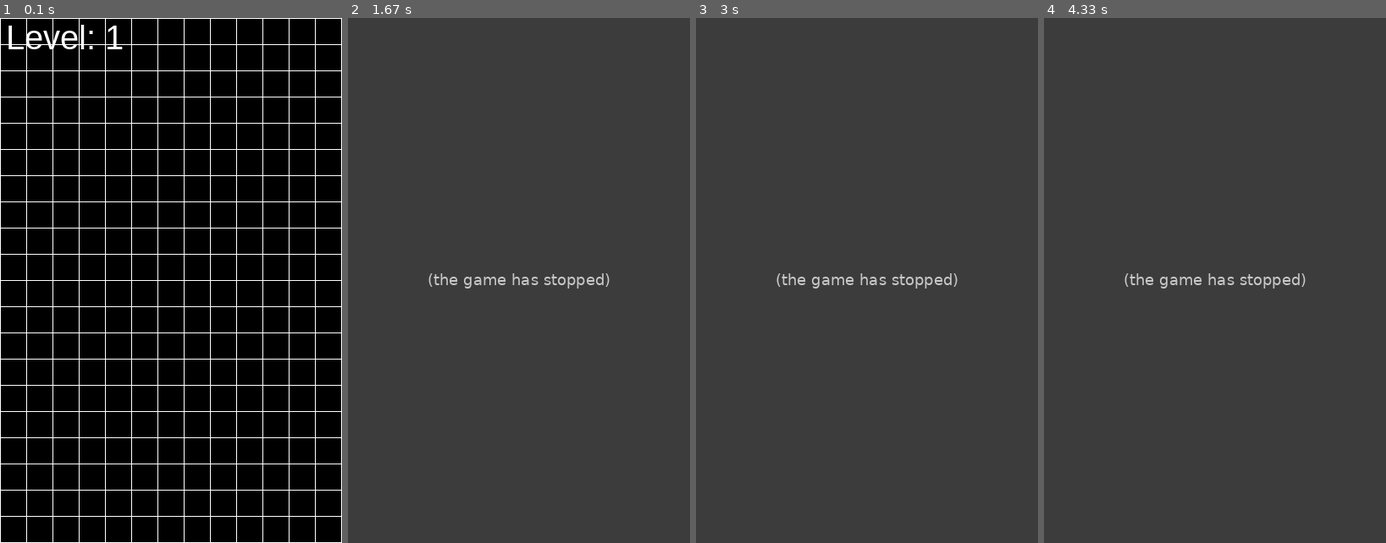
Above: before the commit, frames 1-4 (left to right).
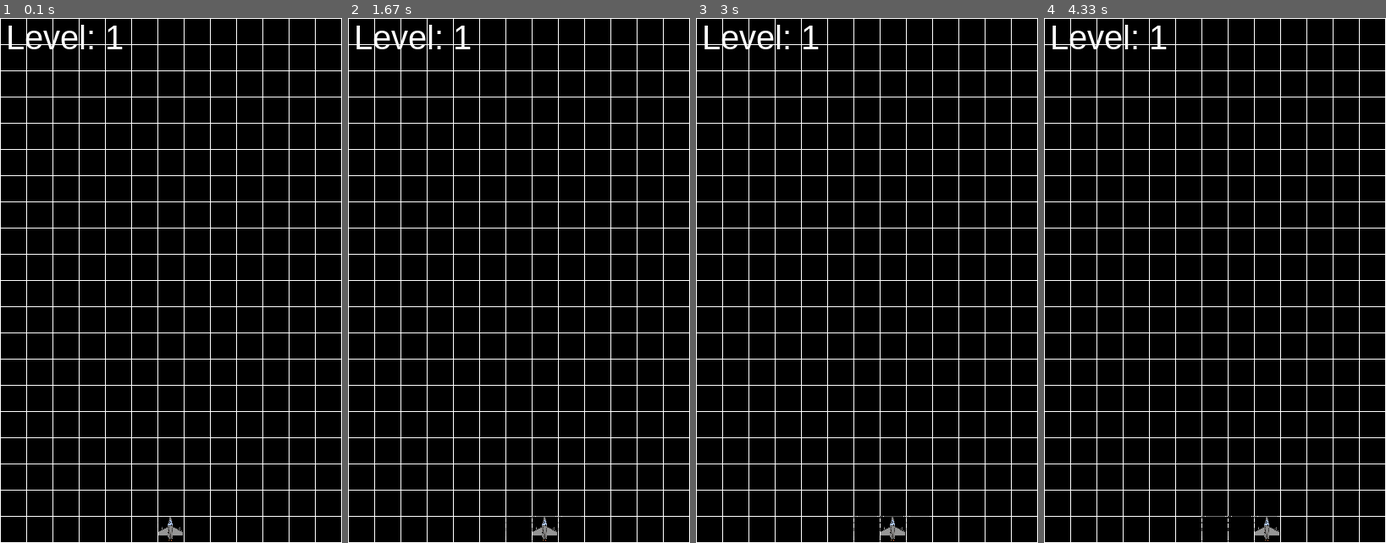
Above: after the commit, the same moments.

Repository: BoredLukas/microbit_projects
Game: pygame game, started from space_war_pygame_ii.py
Same seed, same stepped clock (60 frames per second), same inputs: the game is played once before the commit and once after it.
Inputs:
- Up to frame 1 (0.1 s): no input
- Up to frame 2 (1.67 s): hold Right 0.33-0.8 s; hold Right 0.83-1.3 s; hold Left from 1.33 s (still down)
- Up to frame 3 (3 s): release Left at 1.87 s; hold Left 1.9-2.3 s; hold Right 2.33-2.97 s
- Up to frame 4 (4.33 s): hold Left 3-3.47 s; hold Right 3.5-3.97 s; hold Right from 4 s (still down)

The runs differ from the first frame. In frame 1, 0.1% of the frame differs, in the area x 46-54%, y 95-100%; in frame 2, 100%, in the area x 0-100%, y 0-100%; in frame 3, 100%; in frame 4, 100%.
Error before the commit: TypeError: Spaceship.move() missing 1 required positional argument: 'dir' (space_war_pygame_...; the game stopped at 0.33 s (later frames are placeholders)

Commit message:
minor fixes

Diff:
--- a/OOP_SuS_classes.py
+++ b/OOP_SuS_classes.py
@@ -20,6 +20,7 @@
         year = date.strftime("%Y")
         b_year = self.birthday[5:]
         age = year - b_year
+        if
         return(age)
 
     def change_klass(self,x=1):
--- a/space_war_pygame_ii.py
+++ b/space_war_pygame_ii.py
@@ -10,7 +10,7 @@
         self.x = _x
         self.y = 0
 
-    def Move(self):
+    def move(self):
         self.y += 1
 
 class Spaceship:
@@ -19,28 +19,27 @@
         self.y = _y
 
     def move(self, dir):
-            if dir == 'left':
+            if dir == "left":
+                self.x -= 1
+            elif dir == "right":
                 self.x += 1
-            else:
-                self.x -= 1
 
 class Bullet:
     def __init__(self,_x,_y):
         self.x = _x
         self.y = _y
 
-
 ### GAME PARAMETERS
 WIDTH = 13
 HEIGHT = 20
 
 probability = 20
-FPS = 3
+FPS = 60
 game_font = pygame.font.SysFont("arial", 40)
 level = 1
 game_status = True
 asteroids = []
-player = Spaceship(7, 20)
+player = Spaceship(6, 19)
 
 # PyGame constants
 SIZE = 30
@@ -88,12 +87,9 @@
             sys.exit()
         elif event.type == pygame.KEYDOWN: # Deal with keyboard input
             if event.key == pygame.K_LEFT:
-                print("left arrow pressed")
-                Spaceship.move('left')
+                player.move("left")
             if event.key == pygame.K_RIGHT:
-                print("right arrow pressed")
-                Spaceship.move('right')
-            print(event.key)
+                player.move("right")
 
     ### SPAWNING ASTEROIDS
     #pass
@@ -103,14 +99,14 @@
     for x in range(WIDTH):
         for y in range(HEIGHT):
             rect = squares[y][x]
-            if [x,y] in asteroids: # if coords of square is (not) in list of red squares, show in red (black)
-                asteroid_rect = ASTEROID.get_rect(topleft = (x*(SIZE+LINE_WIDTH), y*(SIZE+LINE_WIDTH)))
-                SCREEN.blit(ASTEROID,asteroid_rect)
-            elif x == player.x and y == player.y:
-                spaceship_rect = SPACESHIP.get_rect(topleft = (x*(SIZE+LINE_WIDTH), y*(SIZE+LINE_WIDTH)))
-                SCREEN.blit(SPACESHIP,spaceship_rect)
-            else:
-                pygame.draw.rect(SCREEN, BLACK, rect)
+            pygame.draw.rect(SCREEN, BLACK, rect)
+
+    for Asteroids in asteroids:
+        asteroid_rect = ASTEROID.get_rect(topleft = (Asteroids.x*(SIZE+LINE_WIDTH), Asteroids.y*(SIZE+LINE_WIDTH)))
+        SCREEN.blit(ASTEROID,asteroid_rect)
+
+    spaceship_rect = SPACESHIP.get_rect(topleft = (player.x*(SIZE+LINE_WIDTH), player.y*(SIZE+LINE_WIDTH)))
+    SCREEN.blit(SPACESHIP,spaceship_rect)
 
     #Labels
     level_label = game_font.render(f"Level: {level}", 1, (255,255,255))
--- a/way_to_bahnhof_iii.py
+++ b/way_to_bahnhof_iii.py
@@ -33,7 +33,14 @@
     start = check
     print(visited)
 
-
+'''
+for p_w_time in way_to_bahnhof:
+    way_time = way_time + way_to_bahnhof[p_w_time]
+if new_time > way_time:
+    way_time = new_time
+elif new_time == way_time:
+    way_time == way_time, new_time
+'''
 
 '''
 for places in graph:
